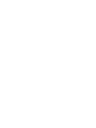
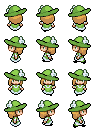
Two versions of the same layered image (96×128). Layer-by-layer changes:
added group "Lady" with 4 layers in group "32 x 32" over bbox(4, 5, 91, 128)
added layer "Lady.0" in group "Lady" over bbox(4, 5, 91, 32)
added layer "Lady.1" in group "Lady" over bbox(4, 36, 91, 64)
added layer "Lady.2" in group "Lady" over bbox(4, 69, 91, 96)
added layer "Lady.3" in group "Lady" over bbox(4, 100, 91, 128)
